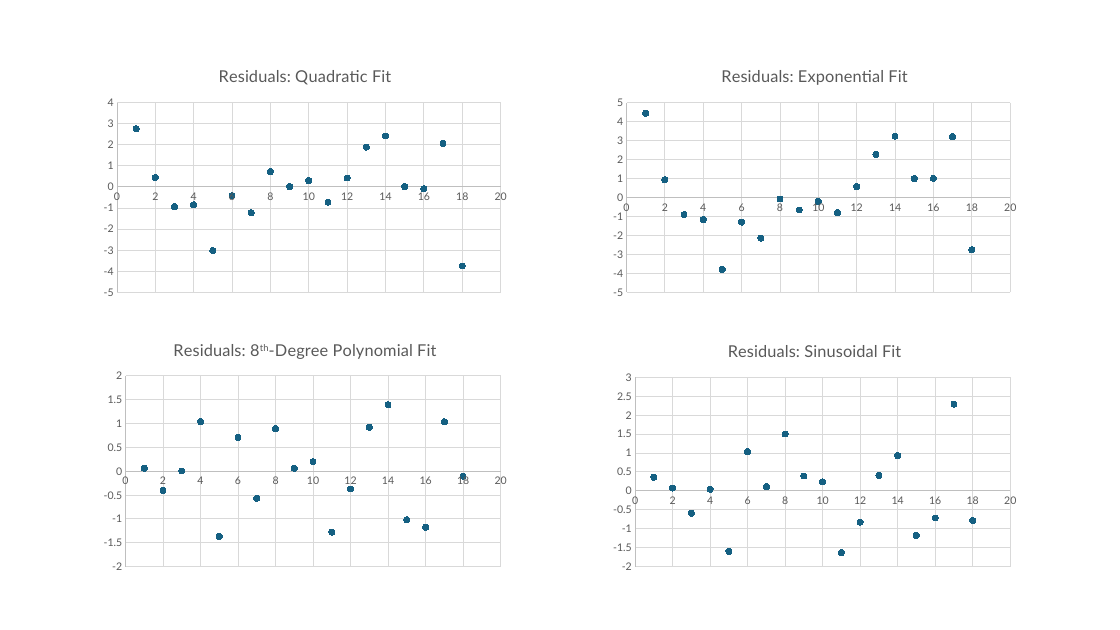
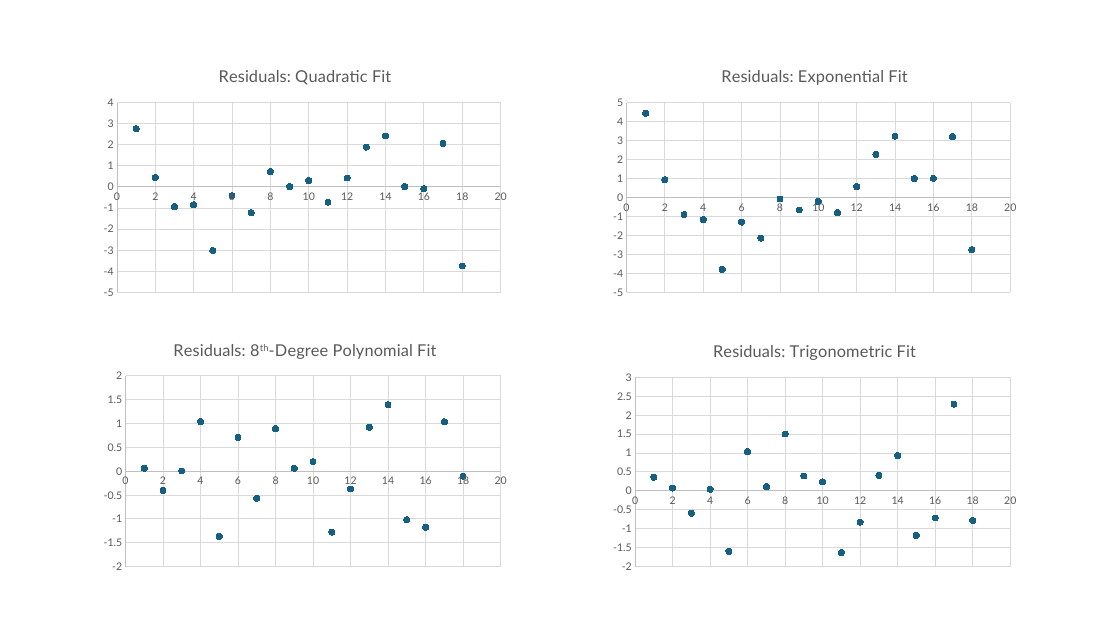
Before and after one commit to hkwhisnant/MA103, a slide deck: slide 3 of src/16-select-use-assess/Slides.pptx (slide 2 before the commit). Drawn at 1120x630 pixels with LibreOffice and Linux fonts; fonts in the diff are those of the drawing. Boxes give left, top, right and bottom in pixels: in the first picture for what was removed or moved away, otherwise in the second. Text is boxed around its words. In the diff, an @@ line names an element or a change of style, - is before the commit and + after.

```diff
--- a/src/16-select-use-assess/Slides.pptx
+++ b/src/16-select-use-assess/Slides.pptx
@@ scatter chart at [605,326,1025,578] @@
@@ title "Residuals: Sinusoidal Fit " to "Residuals: Trigonometric Fit " @@
```
Also in this commit, not shown: 2 other slides changed, 1 slide added.
